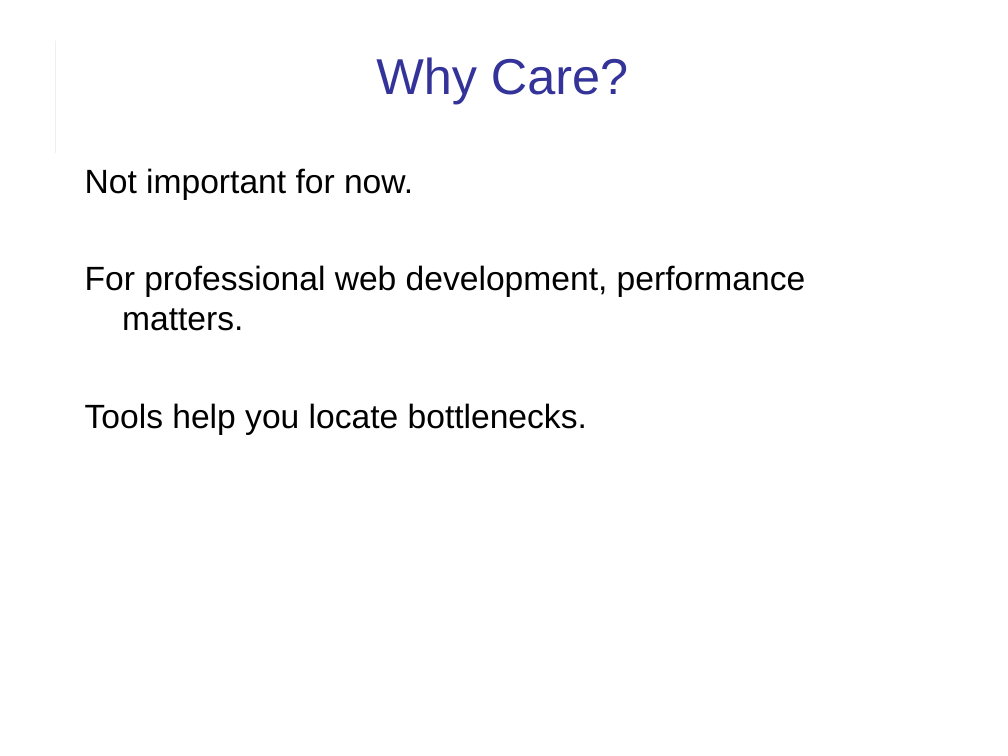
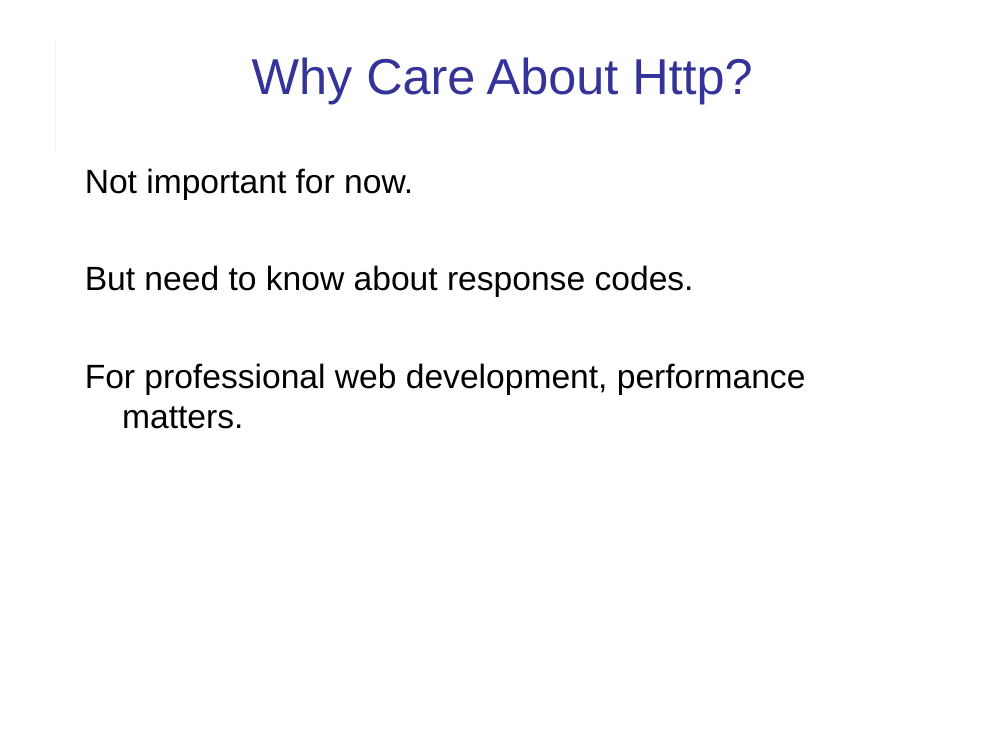
Before and after one commit to cpske/ISP, a slide deck: slide 15 of web/HTTP-in-Action.ppt. Drawn at 1008x756 pixels with LibreOffice and Linux fonts; fonts in the diff are those of the drawing. Boxes give left, top, right and bottom in pixels: in the first picture for what was removed or moved away, otherwise in the second. Text is boxed around its words. In the diff, an @@ line names an element or a change of style, - is before the commit and + after.

Commit message:
minor update to HTTP demo slides

```diff
--- a/web/HTTP-in-Action.ppt
+++ b/web/HTTP-in-Action.ppt
@@ title at bbox=[252, 57, 752, 104]: text changed @@
-Why Care?
+Why Care About Http?
@@ text at bbox=[85, 265, 694, 297]: paragraph added @@
+But need to know about response codes.
@@ text at bbox=[85, 403, 587, 435]: paragraph removed @@
-Tools help you locate bottlenecks.
```
Also in this commit, not shown: 1 other slide changed, 1 other file.
